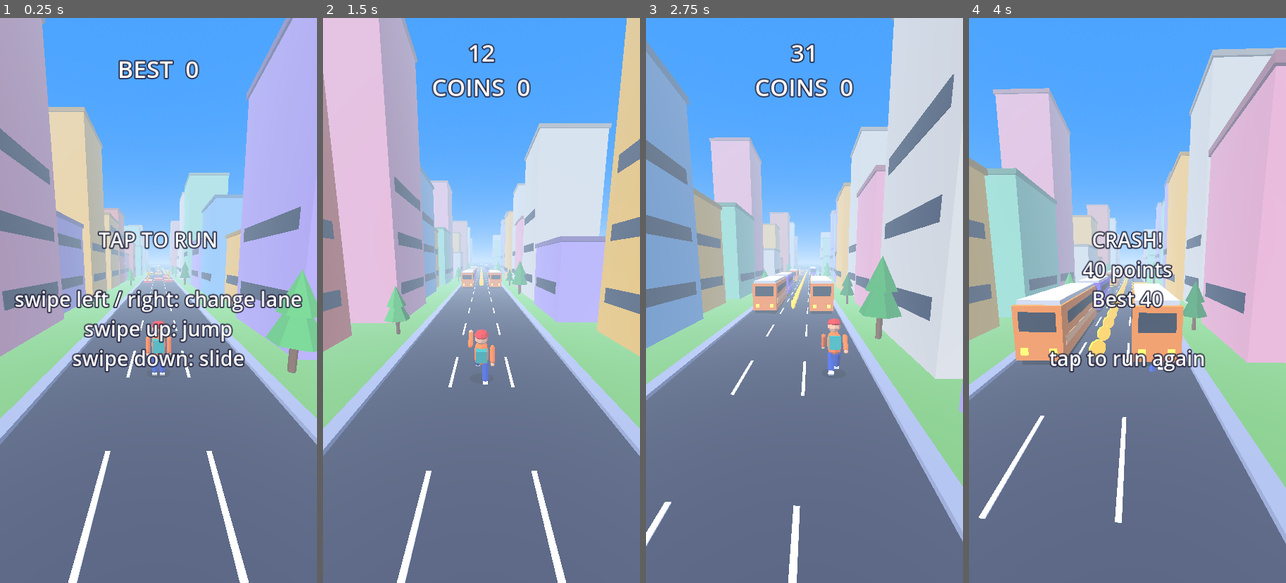
Above: before the commit, frames 1-4 (left to right).
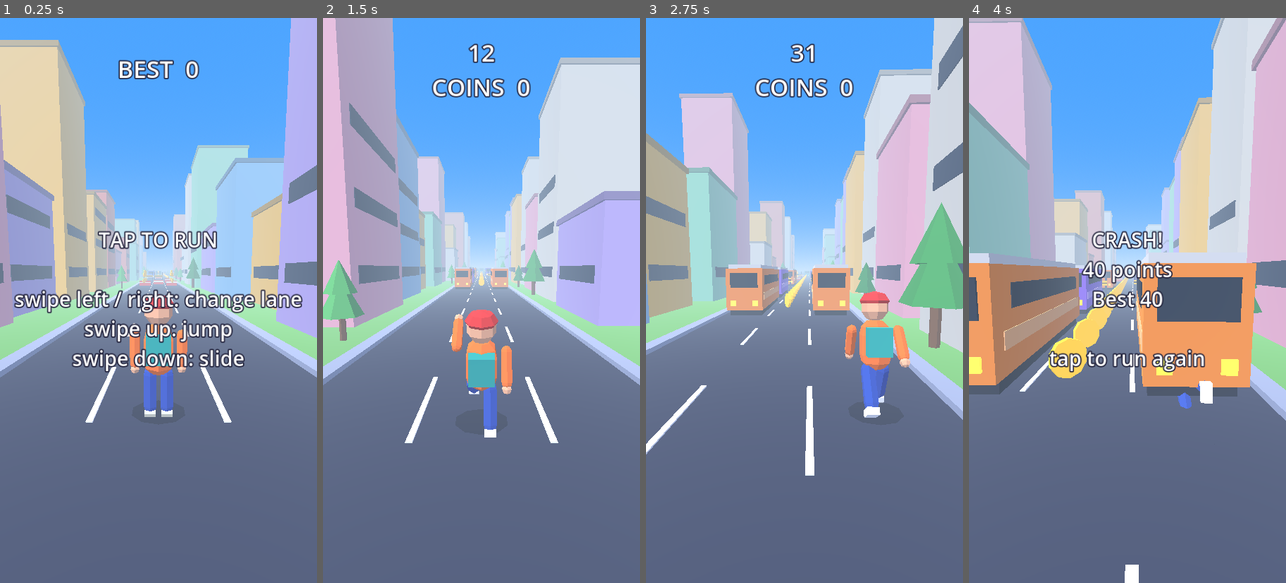
Above: after the commit, the same moments.

Repository: akshathgaming198028-cell/EndlessGame
Game: Godot game, scene res://main.tscn
Same seed, same stepped clock (60 frames per second), same inputs: the game is played once before the commit and once after it.
Inputs (mouse positions are in pixels of both pictures, inside the frame that each line leads up to):
- Up to frame 1 (0.25 s): no input
- Up to frame 2 (1.5 s): tap Enter at 0.5 s; move the mouse to (551, 272) at 0.52 s; hold Right 0.53-1.25 s; click (551, 272) at 0.67 s; tap Space at 0.77 s; drag from (418, 328) to (465, 413) at 1.27 s
- Up to frame 3 (2.75 s): move the mouse to (836, 176) at 2.02 s; hold Right from 2.03 s (still down)
- Up to frame 4 (4 s): release Right at 2.75 s; drag from (1111, 413) to (1032, 215) at 2.77 s; tap Enter at 3.5 s; move the mouse to (1222, 385) at 3.52 s; hold Left from 3.53 s (still down); tap Space at 3.77 s

The runs differ from the first frame. In frame 1, 33% of the frame differs, in the area x 0-100%, y 0-100%; in frame 2, 39%; in frame 3, 41%; in frame 4, 42%.

Commit message:
Fix swipe lane skipping; closer, lower chase camera
One lane change per finger gesture so long swipes no longer skip the middle lane.
Camera moved closer and lower, FOV narrowed to 62.

Co-Authored-By: Claude Haiku 5.5 <noreply@anthropic.com>
Claude-Session: https://claude.ai/code/session_01DDNfUcEeZJQNoZPcRL3Cag

Diff:
--- a/main.gd
+++ b/main.gd
@@ -64,8 +64,8 @@
 var anim: AnimationPlayer = null
 
 var cam: Camera3D
-var cam_pos := Vector3(0, 4.4, 8.2)
-var cam_look := Vector3(0, 1.3, -10)
+var cam_pos := Vector3(0, 2.6, 4.6)
+var cam_look := Vector3(0, 1.2, -8)
 
 var score_label: Label
 var msg_label: Label
@@ -76,6 +76,7 @@
 
 var swipe_start := Vector2.ZERO
 var swiping := false
+var swipe_used := false
 
 var c_road := Color("3a3f55")
 var c_line := Color("e9edf7")
@@ -250,7 +251,7 @@
 func _make_camera() -> void:
 	cam = Camera3D.new()
 	cam.keep_aspect = Camera3D.KEEP_WIDTH
-	cam.fov = 72.0
+	cam.fov = 62.0
 	cam.far = 300.0
 	add_child(cam)
 	cam.make_current()
@@ -685,20 +686,22 @@
 		if e.pressed:
 			swipe_start = e.position
 			swiping = true
+			swipe_used = false
 			_tap()
 		else:
 			swiping = false
+			swipe_used = false
 	elif e is InputEventScreenDrag:
-		if swiping and state == State.PLAY:
+		if swiping and not swipe_used and state == State.PLAY:
 			var d: Vector2 = e.position - swipe_start
 			if d.length() >= SWIPE_PX:
+				swipe_used = true
 				if absf(d.x) > absf(d.y):
 					_move_lane(1 if d.x > 0.0 else -1)
 				elif d.y < 0.0:
 					_jump()
 				else:
 					_slide()
-				swipe_start = e.position
 	elif e is InputEventKey:
 		if e.pressed and not e.echo:
 			if e.keycode == KEY_LEFT or e.keycode == KEY_A:
@@ -888,18 +891,18 @@
 
 func _update_camera(dt: float) -> void:
 	var k: float = 1.0 - exp(-8.0 * dt)
-	var target := Vector3(px * 0.6, 4.4 + py * 0.3, 8.2)
+	var target := Vector3(px * 0.5, 2.6 + py * 0.25, 4.6)
 	cam_pos = cam_pos.lerp(target, k)
-	cam_look = cam_look.lerp(Vector3(px * 0.4, 1.3 + py * 0.15, -10.0), k)
+	cam_look = cam_look.lerp(Vector3(px * 0.4, 1.2 + py * 0.1, -8.0), k)
 	var off := Vector3.ZERO
 	if shake > 0.0:
 		off = Vector3(rng.randf_range(-1.0, 1.0), rng.randf_range(-1.0, 1.0), 0.0) * shake * 0.4
 		shake = maxf(0.0, shake - dt * 2.0)
 	cam.position = cam_pos + off
 	cam.look_at(cam_look)
-	var t_fov: float = 72.0
+	var t_fov: float = 62.0
 	if state == State.PLAY:
-		t_fov = 72.0 + (speed - START_SPEED) * 0.25
+		t_fov = 62.0 + (speed - START_SPEED) * 0.2
 	cam.fov = lerpf(cam.fov, t_fov, k)
 
 
